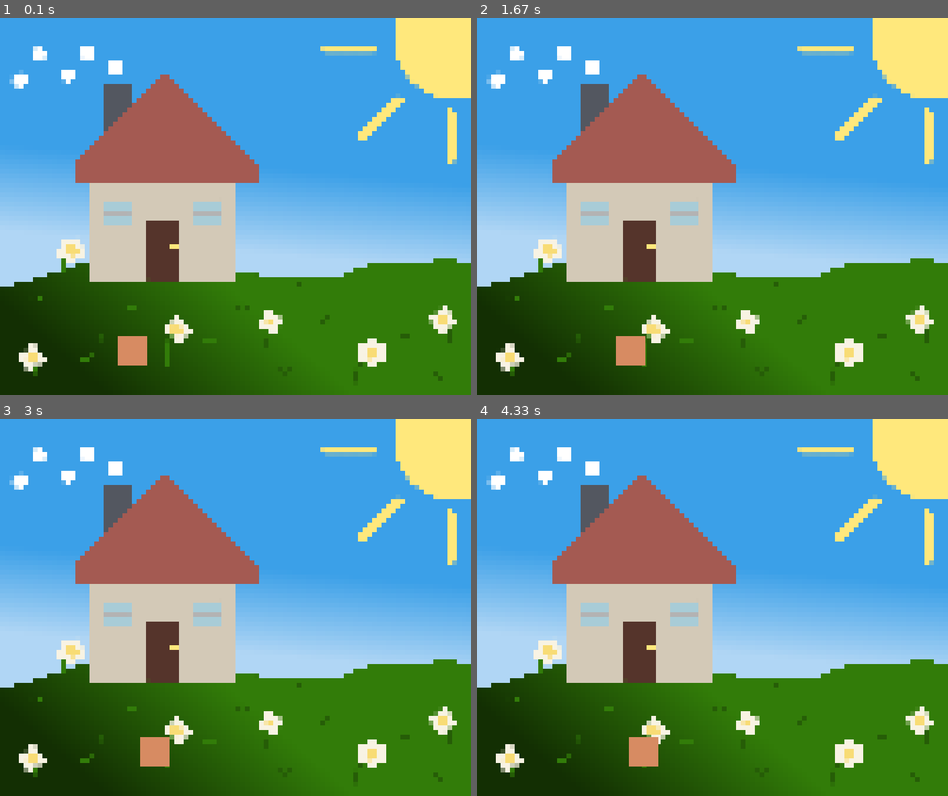
Above: before the commit, frames 1-4 (two rows, left to right).
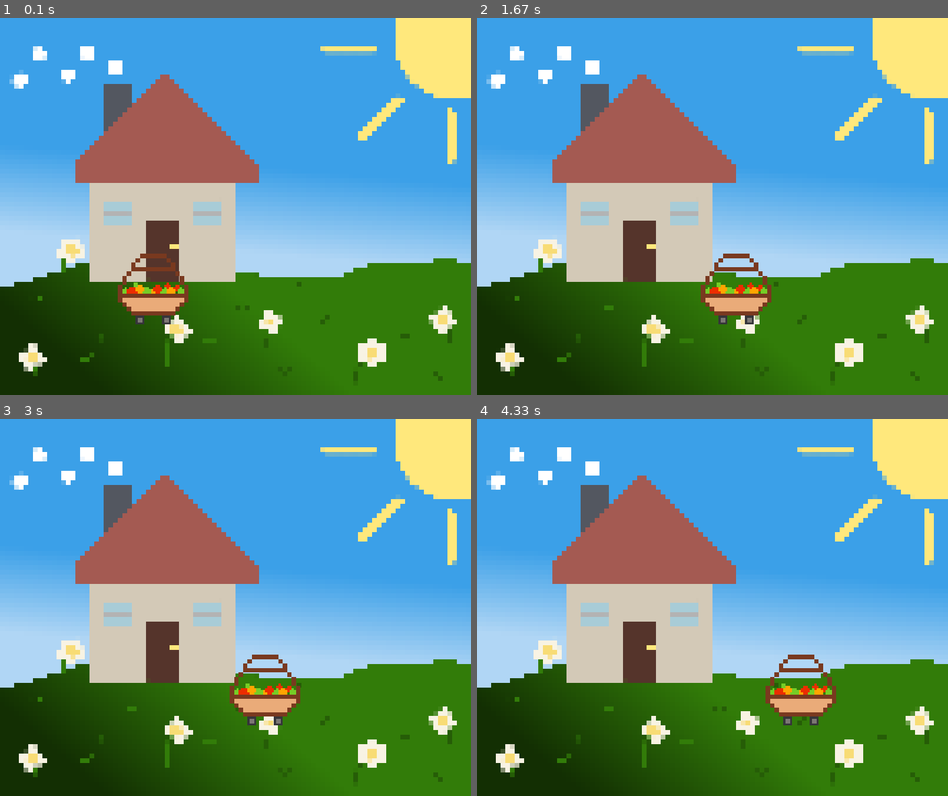
Above: after the commit, the same moments.

Repository: chickenSandwich-cpu/Fruit_Basket_pygame
Game: pygame game, started from Fruit_Basket/Fruit_Basket.py
Two runs of this game, one before a commit and one after it. Both use one fixed random seed, a clock stepped at 60 frames per second and the inputs below.
Inputs:
- Up to frame 1 (0.1 s): no input
- Up to frame 2 (1.67 s): hold Right 0.33-0.8 s; hold Right 0.83-1.3 s; hold Left from 1.33 s (still down)
- Up to frame 3 (3 s): release Left at 1.87 s; hold Left 1.9-2.3 s; hold Right 2.33-2.97 s
- Up to frame 4 (4.33 s): hold Left 3-3.47 s; hold Right 3.5-3.97 s; hold Right from 4 s (still down)

The runs differ from the first frame. In frame 1, 1.9% of the frame differs, in the area x 25-40%, y 62-93%; in frame 2, 1.9%; in frame 3, 1.9%; in frame 4, 1.9%.

Commit message:
alright i made it move

Diff:
--- a/Fruit_Basket/Fruit_Basket.py
+++ b/Fruit_Basket/Fruit_Basket.py
@@ -7,41 +7,51 @@
 WIN = pygame.display.set_mode((WIDTH, HEIGHT))
 pygame.display.set_caption("Fruit Basket")
 
-PLAYER_WIDTH = 50
-PLAYER_HEIGHT = 50
 
-PLAYER_VEL = 1
+PLAYER_WIDTH = 120
+PLAYER_HEIGHT = 120
+
+PLAYER_VEL = 5
 
 BG = pygame.image.load("assets/pixelated_background.png")
+basket = pygame.image.load("assets/basket.png")
+basket = pygame.transform.scale(basket, (PLAYER_WIDTH, PLAYER_HEIGHT))
 
-if BG:
-    print("Background loaded successfully") # Debug message
+
+# if BG:
+    # print("Background loaded successfully") # Debug message
+
 
 def draw(player):
     # Draw the background image
     WIN.blit(BG, (0, 0))
 
     # Draw the player
-    pygame.draw.rect(WIN, (215, 139, 98), player)
+    # pygame.draw.rect(WIN, (215, 139, 98), player)
+    WIN.blit(basket, (player.x, player.y))
 
     # Update the display
     pygame.display.update()
+
 
 def main():
     run = True
 
     player = pygame.Rect(200, HEIGHT - PLAYER_HEIGHT*2, PLAYER_WIDTH, PLAYER_HEIGHT)
+    clock = pygame.time.Clock()
 
     while run:
+        clock.tick(60)  # Set the frame rate to 60 FPS
+
         for event in pygame.event.get():
             if event.type == pygame.QUIT:
                 run = False
                 break
 
         keys = pygame.key.get_pressed()
-        if keys[pygame.K_LEFT]:
+        if keys[pygame.K_LEFT] and player.x - PLAYER_VEL >= 0:
             player.x -= PLAYER_VEL
-        if keys[pygame.K_RIGHT]:
+        if keys[pygame.K_RIGHT] and player.x + PLAYER_VEL + player.width <= WIDTH:
             player.x += PLAYER_VEL
 
         draw(player)
Binary file added: Fruit_Basket/assets/basket.png
